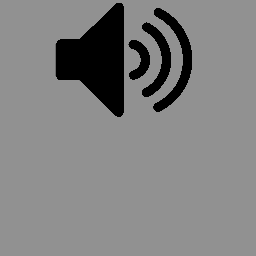
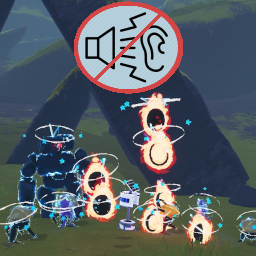
Before/after of a 256x256 layered artwork. What changed in the layer stack:
removed layer "Pasted Layer" over [left=55, top=3, right=192, bottom=117]
added layer "NotLoud" above "LOUD" over [left=74, top=1, right=183, bottom=94]
added layer "LOUD" above "LoudIconBG" over [left=66, top=0, right=186, bottom=106]
added layer "LoudIconBG" above "20231008064757_1.jpg" over [left=78, top=5, right=179, bottom=90]
added layer "20231008064757_1.jpg" above "20231008061616_1.jpg" over [left=0, top=0, right=256, bottom=256]
added layer "20231008061616_1.jpg" above "Background" over [left=0, top=0, right=256, bottom=256]
hid "Background" over [left=0, top=0, right=256, bottom=256]
